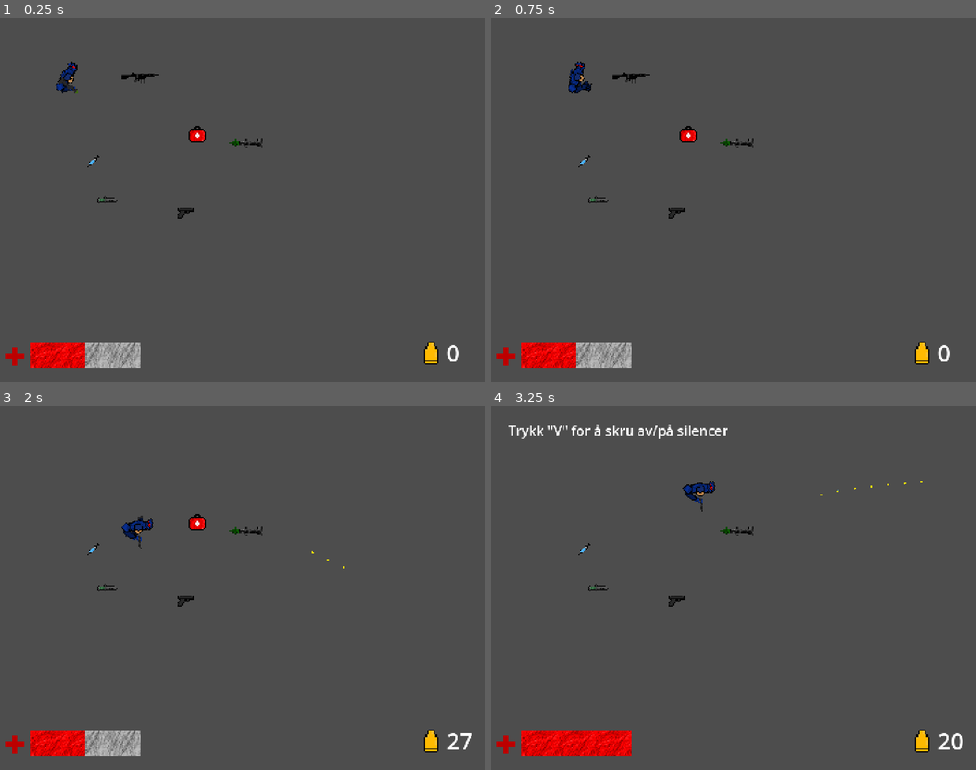
Above: before the commit, frames 1-4 (two rows, left to right).
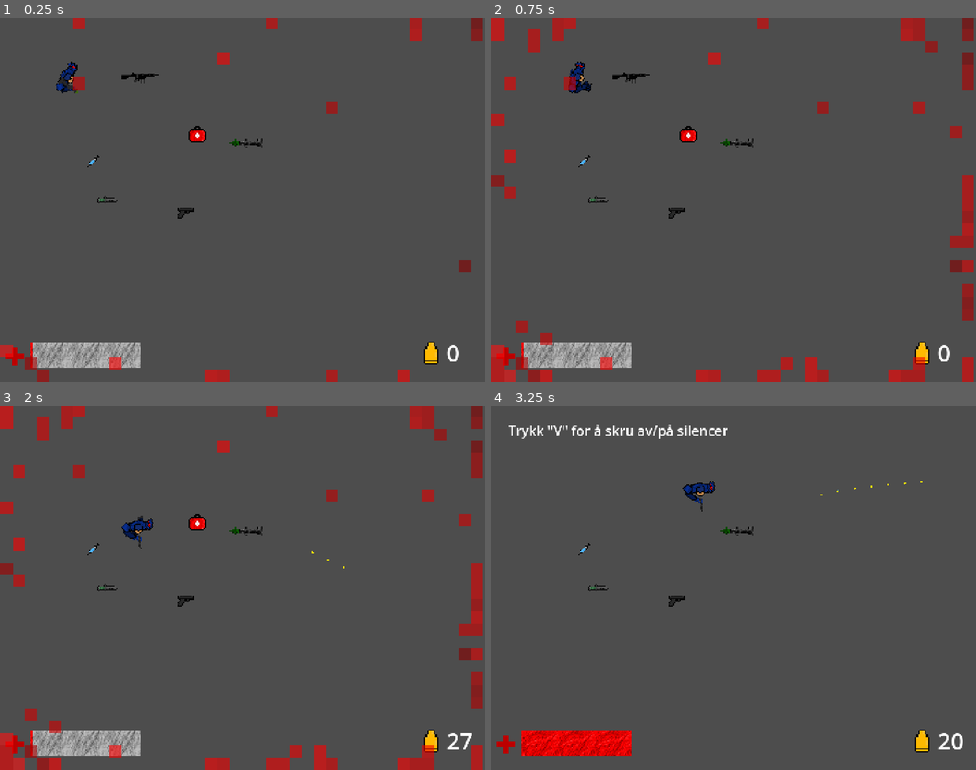
Above: after the commit, the same moments.

Repository: vladydad/Invasion_godot
Game: Godot game, scene res://Tutorial.tscn
Two runs of this game, one before a commit and one after it. Both use one fixed random seed, a clock stepped at 60 frames per second and the inputs below.
Inputs (mouse positions are in pixels of both pictures, inside the frame that each line leads up to):
- Up to frame 1 (0.25 s): no input
- Up to frame 2 (0.75 s): tap Enter at 0.5 s; move the mouse to (840, 181) at 0.52 s; press the mouse at (840, 181) at 0.53 s; hold Right (ui_right) from 0.53 s (still down)
- Up to frame 3 (2 s): move the mouse to (145, 606) at 1.27 s; release Right (ui_right) at 1.28 s; release the mouse at (145, 606) at 1.28 s; hold Down (ui_down) from 1.28 s (still down); tap V (Silencer) at 1.35 s
- Up to frame 4 (3.25 s): move the mouse to (782, 507) at 2.02 s; release Down (ui_down) at 2.03 s; press the mouse at (782, 507) at 2.03 s; hold Right (ui_right) 2.03-2.78 s; move the mouse to (709, 660) at 2.77 s; release the mouse at (709, 660) at 2.78 s; hold Up (ui_up) from 2.78 s (still down); tap V (Silencer) at 2.85 s

The runs differ from the first frame. In frame 1, 2.2% of the frame differs, in the area x 0-100%, y 0-100%; in frame 2, 6.0%; in frame 3, 6.0%; in frame 4, nothing differs.

Commit message:
a

Diff:
--- a/invasion/Tutorial.tscn
+++ b/invasion/Tutorial.tscn
@@ -71,7 +71,7 @@
 }],
 "loop": 1,
 "name": &"blod",
-"speed": 10.0
+"speed": 3.0
 }]
 
 [sub_resource type="TileSetAtlasSource" id="TileSetAtlasSource_jltxb"]
--- a/invasion/player.gd
+++ b/invasion/player.gd
@@ -2,7 +2,7 @@
 
 var weapon = "arms"
 var speed = 280
-var health = 50
+var health = 2
 var ammo = 0
 var fast = false
 var canShoot = true
@@ -59,8 +59,11 @@
 func _physics_process(delta: float) -> void:
 
 	if health<40:
-		$"../CanvasLayer2/Bloodoverlay".visibility = true
-		$"../CanvasLayer2/Bloodoverlay".play("default")
+		$"../CanvasLayer2/BloodOverlay".visible = true
+		$"../CanvasLayer2/BloodOverlay".play("blod")
+	else:
+		$"../CanvasLayer2/BloodOverlay".visible = false
+
 
 	if Input.is_action_pressed("Reload"):
 		if weapon == "ar" or weapon == "pistol" or weapon == "bazooka":
